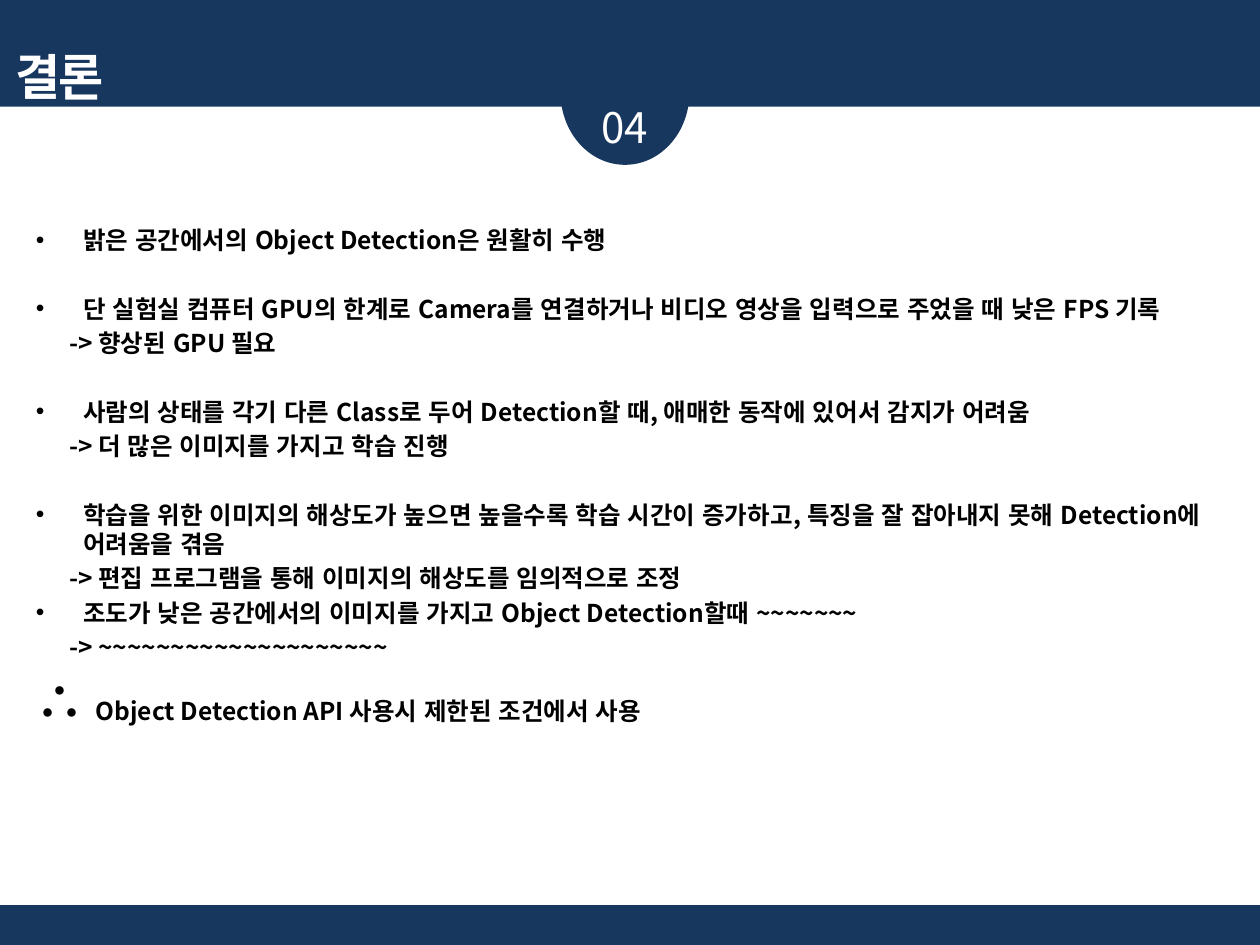
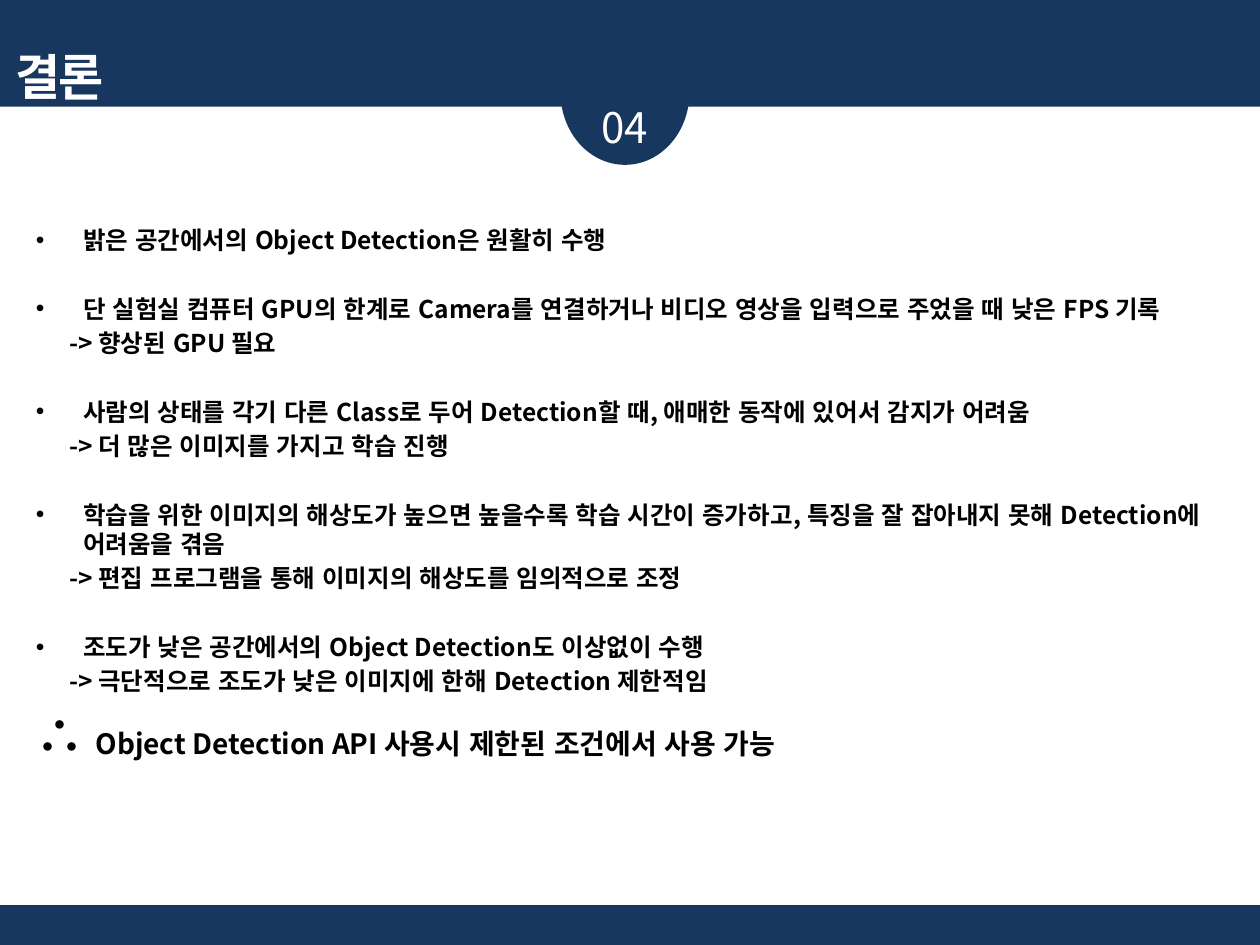
Before and after one commit to jinujeon/ICE_CAP, a slide deck: slide 11 of Docs/201402750 임광효/개인조사_201402750_임광효.pptx (slide 9 before the commit). Drawn at 1260x945 pixels with LibreOffice and Linux fonts; fonts in the diff are those of the drawing. Boxes give left, top, right and bottom in pixels: in the first picture for what was removed or moved away, otherwise in the second. Text is boxed around its words. In the diff, an @@ line names an element or a change of style, - is before the commit and + after.

```diff
--- a/Docs/201402750 임광효/개인조사_201402750_임광효.pptx
+++ b/Docs/201402750 임광효/개인조사_201402750_임광효.pptx
@@ text at (83, 635, 775, 761): text changed @@
-• 조도가 낮은 공간에서의 이미지를 가지고 Object Detection할때 ~~~~~~~
--> ~~~~~~~~~~~~~~~~~~~~
-∴ Object Detection API 사용시 제한된 조건에서 사용
+• 조도가 낮은 공간에서의 Object Detection도 이상없이 수행
+-> 극단적으로 조도가 낮은 이미지에 한해 Detection 제한적임
+∴ Object Detection API 사용시 제한된 조건에서 사용 가능
```
Also in this commit, not shown: 4 other slides changed, 2 slides added.
